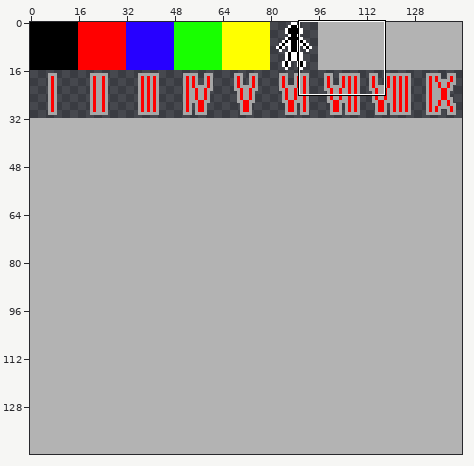
A sprite sheet gets an edit: PuzzleTester/maps/tiles.png. Above, an overview of the earlier version with the close-up marked.
Close-up. As it was:
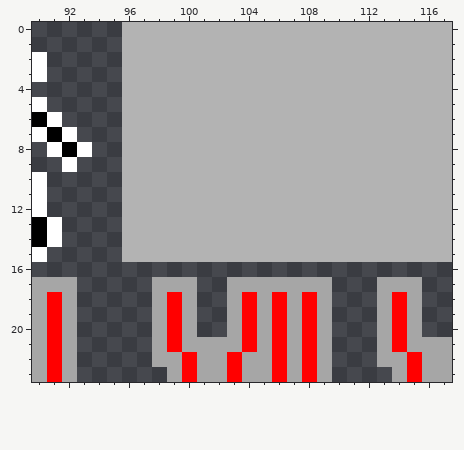
The file is 144x144 pixels. Shown: x 90..117, y 0..23.
After:
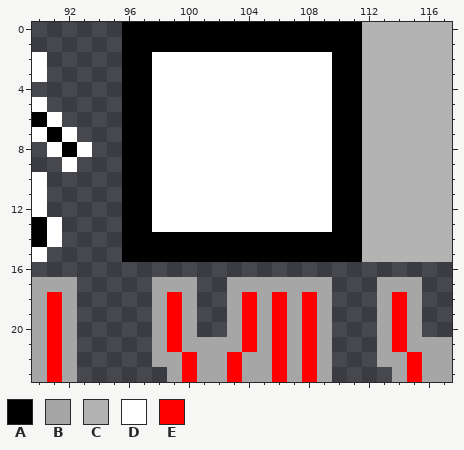
Palette (. is transparent): A #000000  B #a6a6a6  C #b3b3b3  D #ffffff  E #ff0000
The exact change:
y 0..1: x 96..111 CCCCCCCCCCCCCCCC -> AAAAAAAAAAAAAAAA
y 2..13: x 96..111 CCCCCCCCCCCCCCCC -> AADDDDDDDDDDDDAA
y 14..15: x 96..111 CCCCCCCCCCCCCCCC -> AAAAAAAAAAAAAAAA
